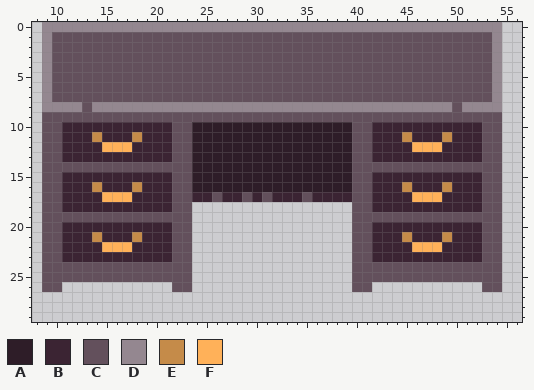
Two versions of one pixel-art sprite, assets/floor_1_obj_4.png. This is how it looked before the edit.
The file is 64x32 pixels. Shown: x 8..56, y 0..29.
Palette (. is transparent): A #2e1d28  B #3b2433  C #63505c  D #948790  E #c58b49  F #ffb159
Pixels before, first column x 9:
 0 DDDDDDDDDDDDDDDDDDDDDDDDDDDDDDDDDDDDDDDDDDDDDD
 1 DCCCCCCCCCCCCCCCCCCCCCCCCCCCCCCCCCCCCCCCCCCCCD
 2 DCCCCCCCCCCCCCCCCCCCCCCCCCCCCCCCCCCCCCCCCCCCCD
 3 DCCCCCCCCCCCCCCCCCCCCCCCCCCCCCCCCCCCCCCCCCCCCD
 4 DCCCCCCCCCCCCCCCCCCCCCCCCCCCCCCCCCCCCCCCCCCCCD
 5 DCCCCCCCCCCCCCCCCCCCCCCCCCCCCCCCCCCCCCCCCCCCCD
 6 DCCCCCCCCCCCCCCCCCCCCCCCCCCCCCCCCCCCCCCCCCCCCD
 7 DCCCCCCCCCCCCCCCCCCCCCCCCCCCCCCCCCCCCCCCCCCCCD
 8 DDDDCDDDDDDDDDDDDDDDDDDDDDDDDDDDDDDDDDDDDCDDDD
 9 CCCCCCCCCCCCCCCCCCCCCCCCCCCCCCCCCCCCCCCCCCCCCC
10 CCBBBBBBBBBBBCCAAAAAAAAAAAAAAAACCBBBBBBBBBBBCC
11 CCBBBEBBBEBBBCCAAAAAAAAAAAAAAAACCBBBEBBBEBBBCC
12 CCBBBBFFFBBBBCCAAAAAAAAAAAAAAAACCBBBBFFFBBBBCC
13 CCBBBBBBBBBBBCCAAAAAAAAAAAAAAAACCBBBBBBBBBBBCC
14 CCCCCCCCCCCCCCCAAAAAAAAAAAAAAAACCCCCCCCCCCCCCC
15 CCBBBBBBBBBBBCCAAAAAAAAAAAAAAAACCBBBBBBBBBBBCC
16 CCBBBEBBBEBBBCCAAAAAAAAAAAAAAAACCBBBEBBBEBBBCC
17 CCBBBBFFFBBBBCCBBCBBCBCBBBCBBBBCCBBBBFFFBBBBCC
18 CCBBBBBBBBBBBCC................CCBBBBBBBBBBBCC
19 CCCCCCCCCCCCCCC................CCCCCCCCCCCCCCC
20 CCBBBBBBBBBBBCC................CCBBBBBBBBBBBCC
21 CCBBBEBBBEBBBCC................CCBBBEBBBEBBBCC
22 CCBBBBFFFBBBBCC................CCBBBBFFFBBBBCC
23 CCBBBBBBBBBBBCC................CCBBBBBBBBBBBCC
24 CCCCCCCCCCCCCCC................CCCCCCCCCCCCCCC
25 CCCCCCCCCCCCCCC................CCCCCCCCCCCCCCC
26 CC...........CC................CC...........CC
The result:
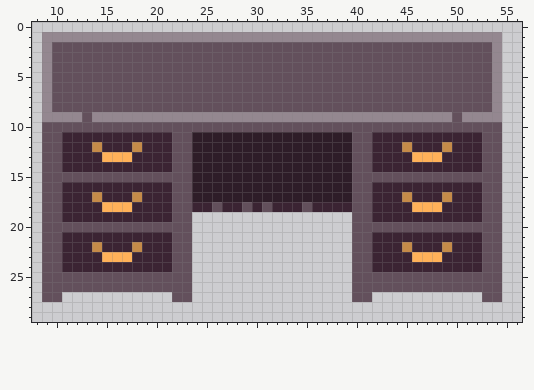
Difference:
Colour A replaces colour B in row 17 at x 24 to 25, 27 to 28, 30, 32 to 34 and 36 to 39.
Colour A replaces colour C in row 17 at x 26, 29, 31 and 35.
Colour B is added in row 18 at x 24 to 25, 27 to 28, 30, 32 to 34 and 36 to 39.
Colour B replaces colour C in row 14 at x 11 to 21 and 42 to 52; in row 19 at x 11 to 21 and 42 to 52; in row 24 at x 11 to 21 and 42 to 52.
Colour B replaces colour E in row 11 at x 14, 18, 45 and 49; in row 16 at x 14, 18, 45 and 49; in row 21 at x 14, 18, 45 and 49.
Colour B replaces colour F in row 12 at x 15 to 17 and 46 to 48; in row 17 at x 15 to 17 and 46 to 48; in row 22 at x 15 to 17 and 46 to 48.
Colour C is added in row 18 at x 26, 29, 31 and 35; in row 26 at x 11 to 21 and 42 to 52; in row 27 at x 9 to 10, 22 to 23, 40 to 41 and 53 to 54.
Colour C replaces colour A in row 10 at x 24 to 39.
Colour C replaces colour B in row 10 at x 11 to 21 and 42 to 52; in row 15 at x 11 to 21 and 42 to 52; in row 20 at x 11 to 21 and 42 to 52.
Colour C replaces colour D in row 8 at x 10 to 12, 14 to 49 and 51 to 53.
Colour D replaces colour C in row 1 at x 10 to 53; in row 9 at x 9 to 12, 14 to 49 and 51 to 54.
Colour E replaces colour B in row 12 at x 14, 18, 45 and 49; in row 17 at x 14, 18, 45 and 49; in row 22 at x 14, 18, 45 and 49.
Colour F replaces colour B in row 13 at x 15 to 17 and 46 to 48; in row 18 at x 15 to 17 and 46 to 48; in row 23 at x 15 to 17 and 46 to 48.
The author cleared colour D in row 0 at x 9 to 54.
Where, in picture pixels (left, top, right, bottom), the same in both pictures:
changed: (42, 22, 502, 42)
changed: (42, 102, 502, 302)
